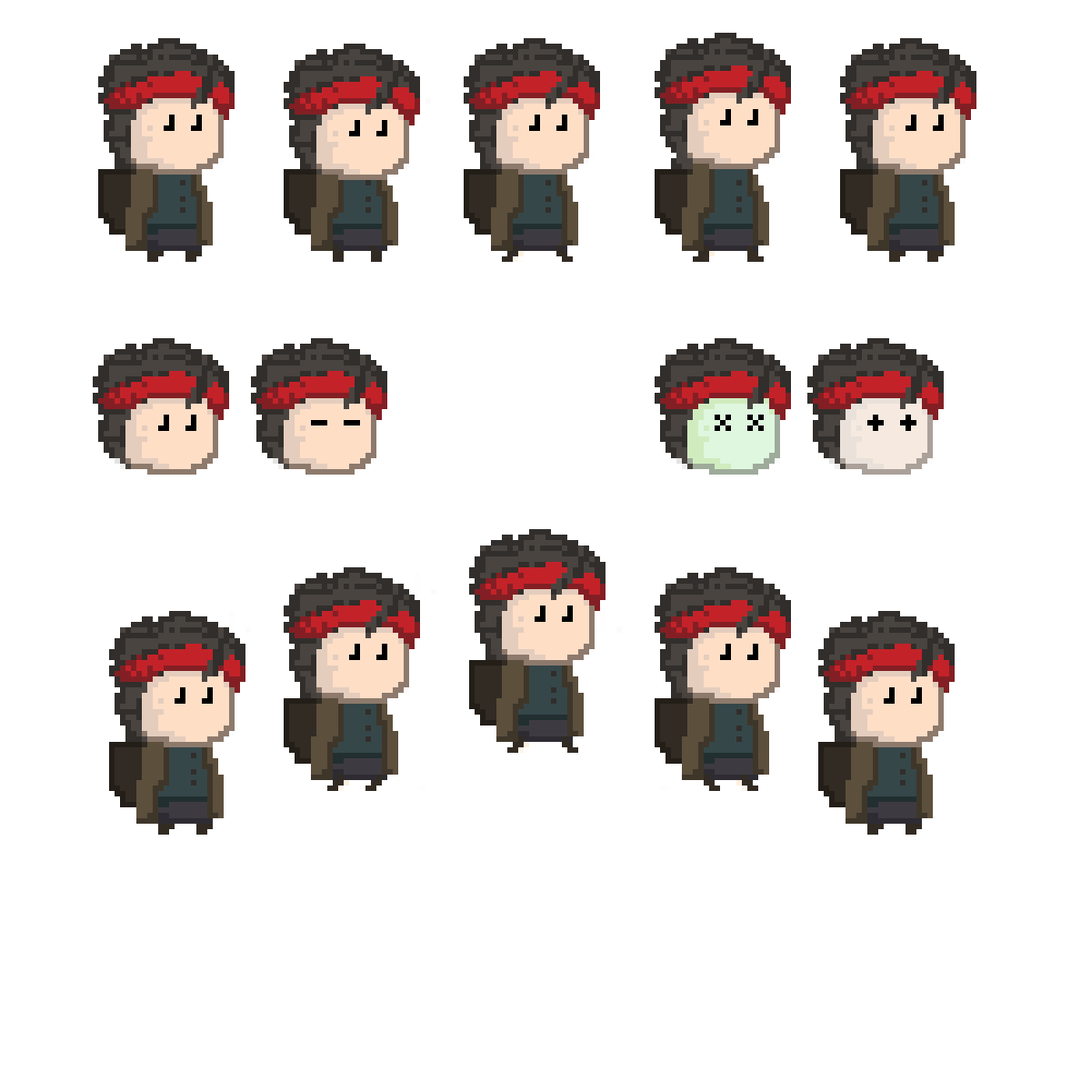
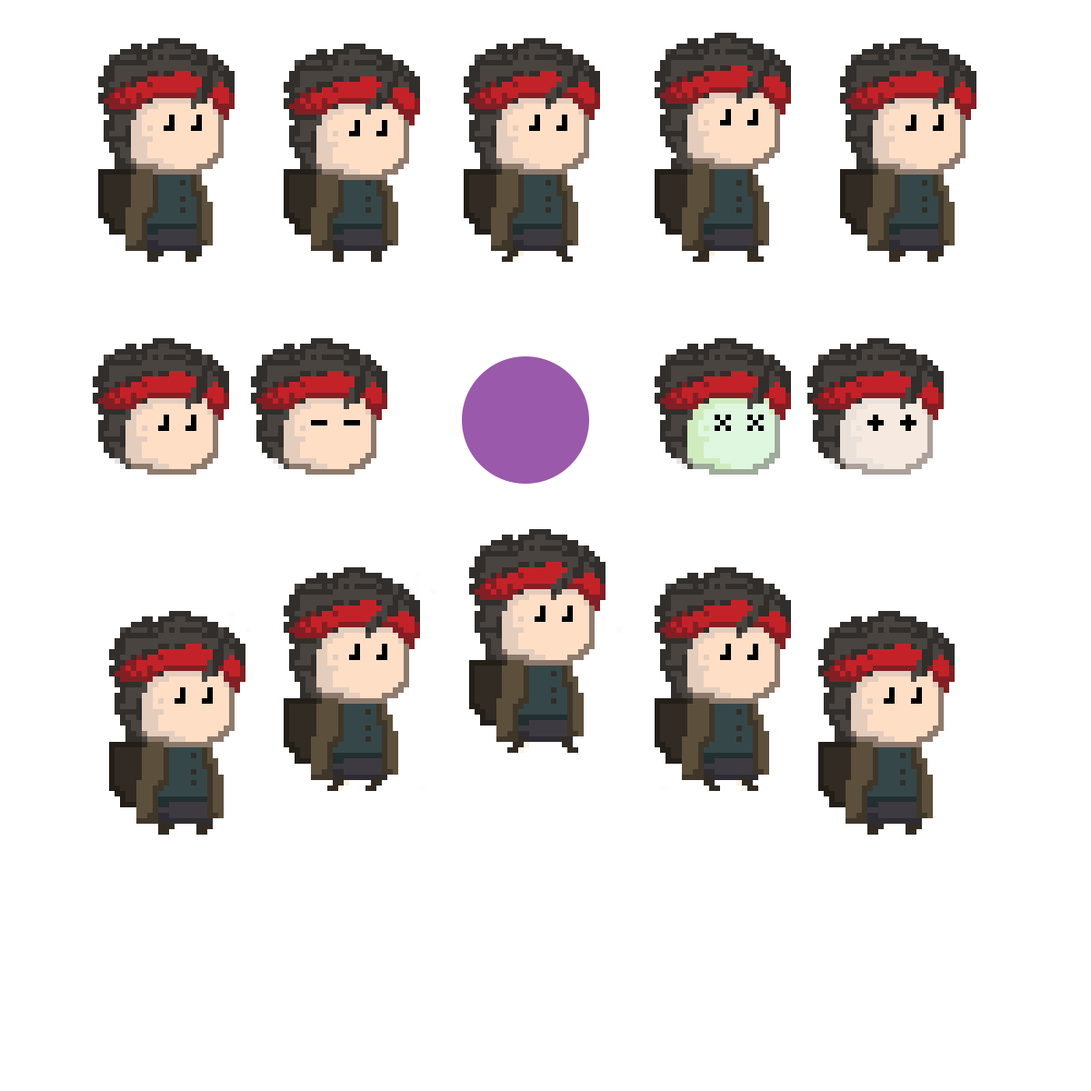
Two versions of the same layered image (1091 x 1091). Layer-by-layer changes:
added layer "Эллипс 1" in group "dead face" over [462, 356, 590, 484]
